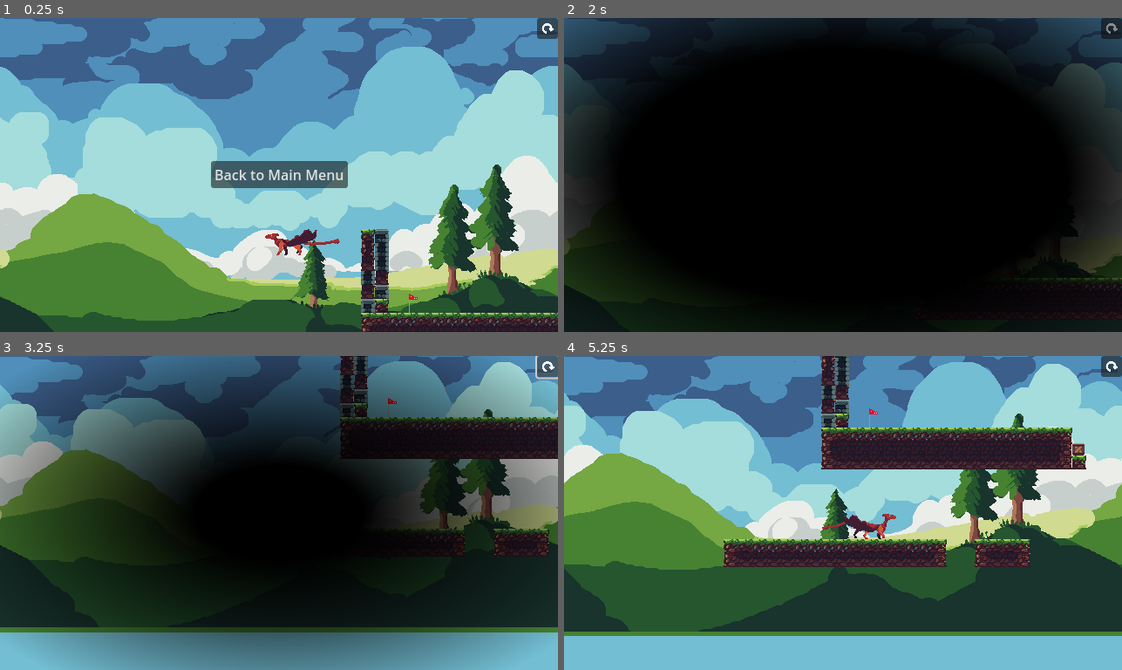
Above: before the commit, frames 1-4 (two rows, left to right).
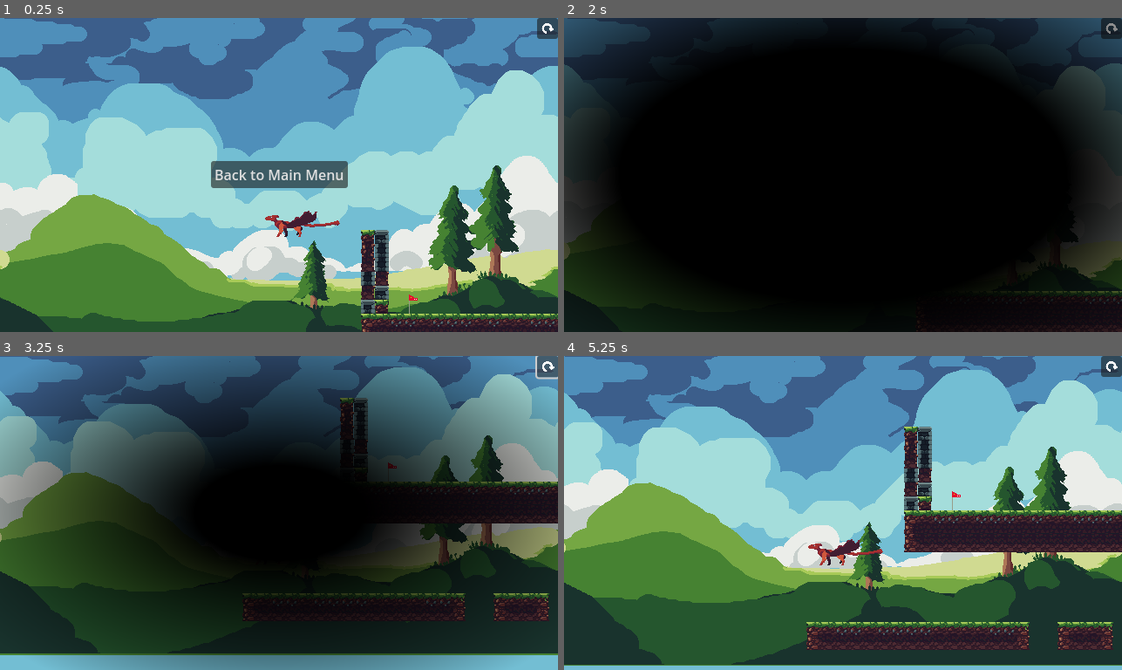
Above: after the commit, the same moments.

Repository: Robocraft999/ScalesToScale
Game: Godot game, scene res://scenes/levels/level_3.tscn
Two runs of this game, one before a commit and one after it. Both use one fixed random seed, a clock stepped at 60 frames per second and the inputs below. This scene is started directly instead of the project's main scene. The engine's default icon, where the game draws it, is replaced by a stand-in: a white triangle on a blue panel in a dark square.
Inputs (mouse positions are in pixels of both pictures, inside the frame that each line leads up to):
- Up to frame 1 (0.25 s): no input
- Up to frame 2 (2 s): click (1110, 27) at 0.5 s; click (1110, 27) at 1.25 s
- Up to frame 3 (3.25 s): click (546, 365) at 2 s; click (546, 365) at 2.75 s
- Up to frame 4 (5.25 s): click (1110, 365) at 3.5 s; tap Enter at 4.25 s; move the mouse to (965, 497) at 4.27 s; hold D (move_right) 4.28-5 s; hold Space (dash) 4.28-5 s; click (965, 497) at 4.42 s; tap Up (jump) at 4.52 s; drag from (731, 528) to (898, 440) at 5.02 s

The runs differ from the first frame. In frame 1, 3.7% of the frame differs, in the area x 0-100%, y 46-100%; in frame 2, 0.8%; in frame 3, 29%; in frame 4, 59%, in the area x 0-100%, y 0-99%.

Commit message:
fine uids and animation tweaking

Diff:
--- a/scenes/levels/level_3.tscn
+++ b/scenes/levels/level_3.tscn
@@ -47,7 +47,7 @@
 tracks/0/interp = 1
 tracks/0/loop_wrap = true
 tracks/0/keys = {
-"times": PackedFloat32Array(0, 1.86667),
+"times": PackedFloat32Array(0, 1.997),
 "transitions": PackedFloat32Array(1, 1),
 "update": 1,
 "values": [false, true]
@@ -61,7 +61,7 @@
 tracks/1/keys = {
 "handle_modes": PackedInt32Array(0, 0),
 "points": PackedFloat32Array(42, -0.25, 0, 0.25, 0, 42, -0.25, 0, 0.25, 0),
-"times": PackedFloat32Array(0, 1.86667)
+"times": PackedFloat32Array(0, 1.997)
 }
 tracks/2/type = "bezier"
 tracks/2/imported = false
@@ -72,7 +72,7 @@
 tracks/2/keys = {
 "handle_modes": PackedInt32Array(0, 0),
 "points": PackedFloat32Array(67, -0.25, 0, 0.25, 0, 301, -0.25, 0, 0.25, 0),
-"times": PackedFloat32Array(0, 1.86667)
+"times": PackedFloat32Array(0, 1.997)
 }
 tracks/3/type = "method"
 tracks/3/imported = false
@@ -81,7 +81,7 @@
 tracks/3/interp = 1
 tracks/3/loop_wrap = true
 tracks/3/keys = {
-"times": PackedFloat32Array(1.83333),
+"times": PackedFloat32Array(1.95),
 "transitions": PackedFloat32Array(1),
 "values": [{
 "args": [],
@@ -204,12 +204,14 @@
 [node name="Player" parent="EditableLevel" instance=ExtResource("4_uxbbp")]
 unique_name_in_owner = true
 position = Vector2(42, 67)
-
-[node name="AnimationPlayer" type="AnimationPlayer" parent="EditableLevel"]
+allow_movement = false
+
+[node name="IntroAnimation" type="AnimationPlayer" parent="EditableLevel"]
 root_node = NodePath("../..")
 libraries = {
 "": SubResource("AnimationLibrary_7rhjm")
 }
+autoplay = "enter_animation"
 
 [node name="ShakerAnimator" type="Node" parent="EditableLevel"]
 script = ExtResource("5_5sv4n")
Not shown: 1 places in scenes/main_menu.tscn that only renumber resources
Not shown: 1 places in scenes/test.tscn that only renumber resources
